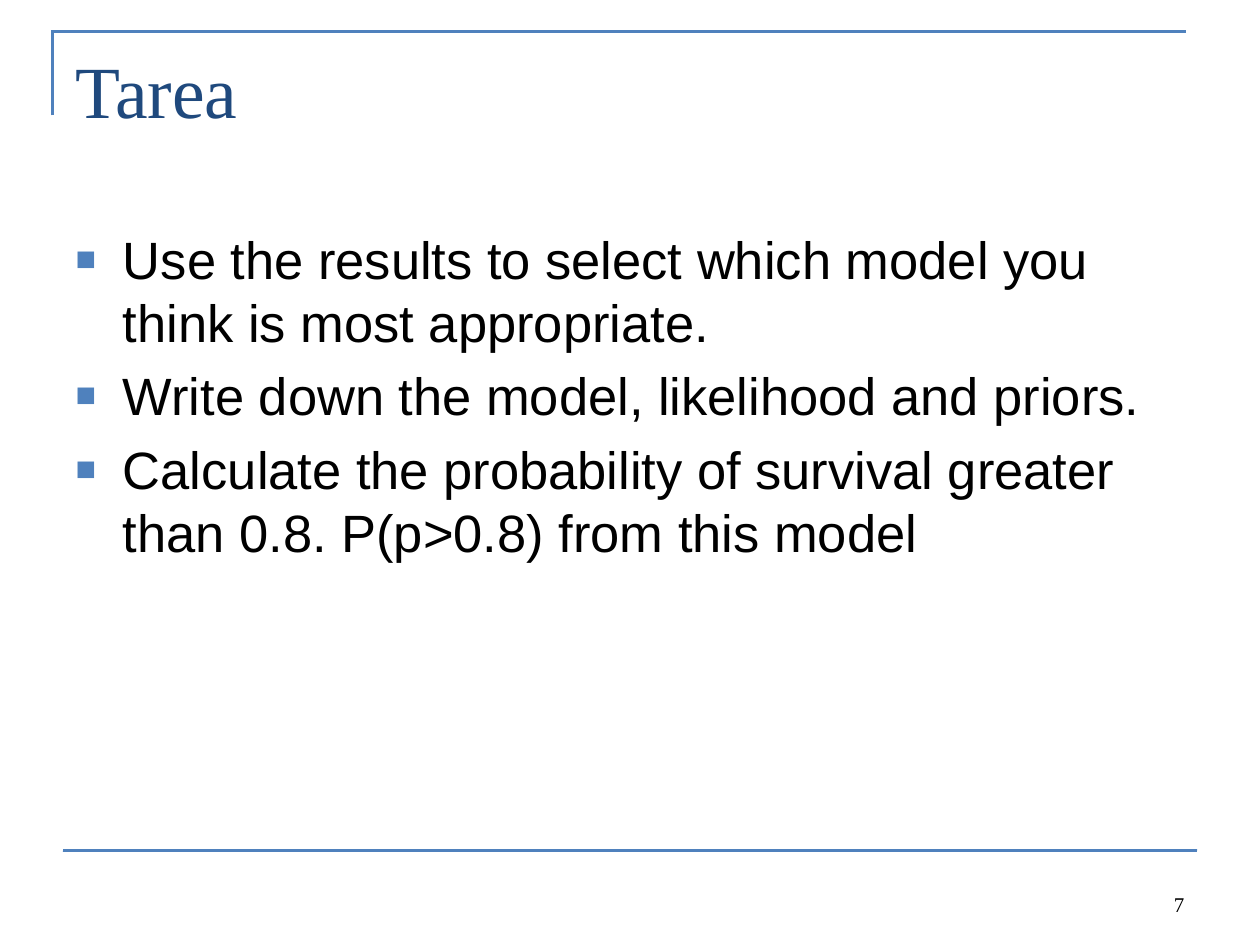
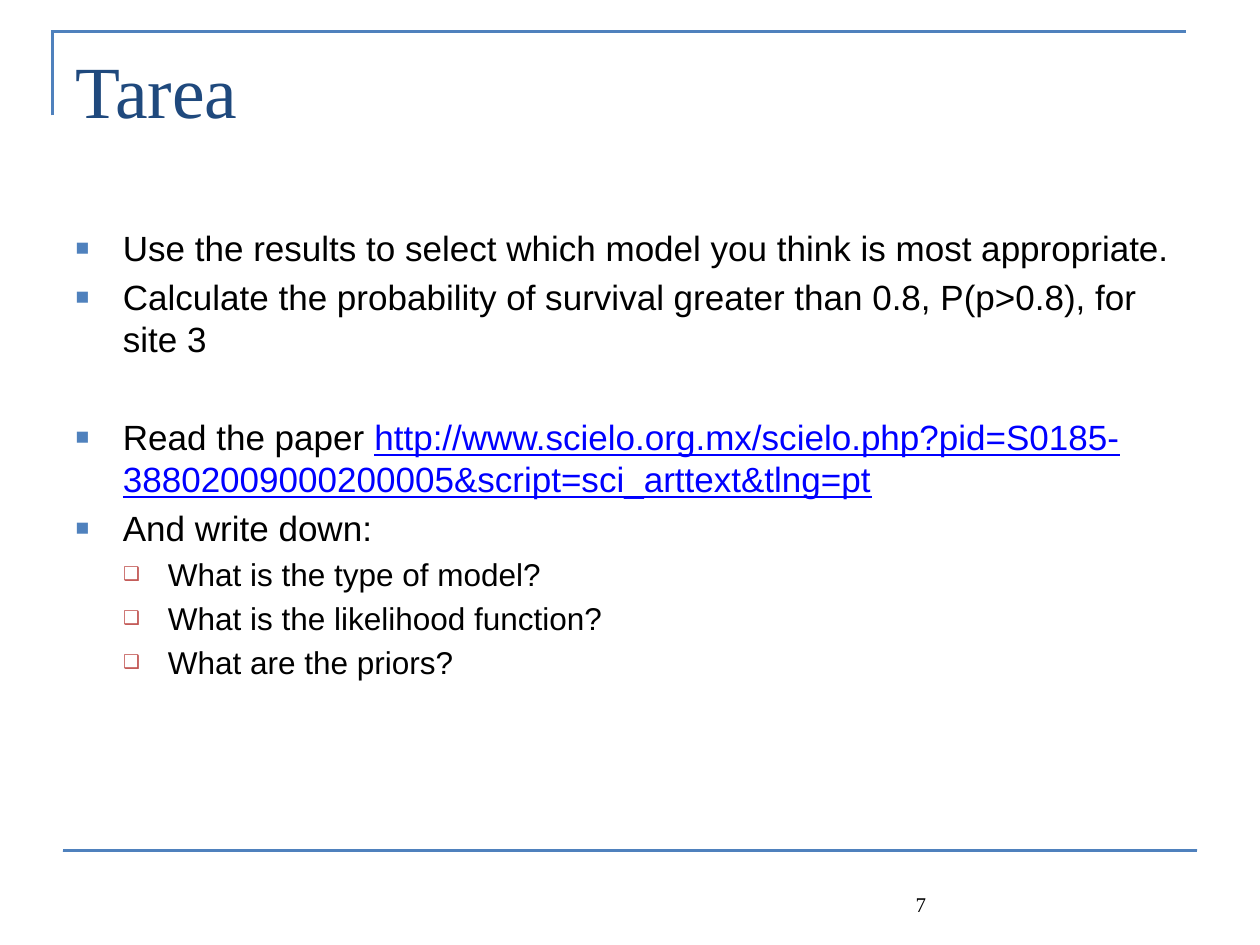
Before and after one commit to colemonnahan/bayes_workshop, a slide deck: slide 7 of dia3/lab3_selection.pptx. Drawn at 1260x945 pixels with LibreOffice and Linux fonts; fonts in the diff are those of the drawing. Boxes give left, top, right and bottom in pixels: in the first picture for what was removed or moved away, otherwise in the second. Text is boxed around its words. In the diff, an @@ line names an element or a change of style, - is before the commit and + after.

```diff
--- a/dia3/lab3_selection.pptx
+++ b/dia3/lab3_selection.pptx
@@ text at (123,235,1168,268): size 30 to 20 pt in "Use the results to select which model ..."; less space between paragraphs @@
@@ text at (123,284,1136,680): text changed; size 30 to 20 pt @@
-■ Write down the model, likelihood and priors.
-■ Calculate the probability of survival greater than 0.8. P(p>0.8) from this model
+■ Calculate the probability of survival greater than 0.8, P(p>0.8), for site 3
+■ Read the paper http://www.scielo.org.mx/scielo.php?pid=S0185-38802009000200005&script=sci_arttext&tlng=pt
+■ And write down:
+  ❑ What is the type of model?
+  ❑ What is the likelihood function?
+  ❑ What are the priors?
@@ page number at (916,898,926,912): alignment right to left @@
```
Also in this commit, not shown: 3 other slides changed, 7 other files.
